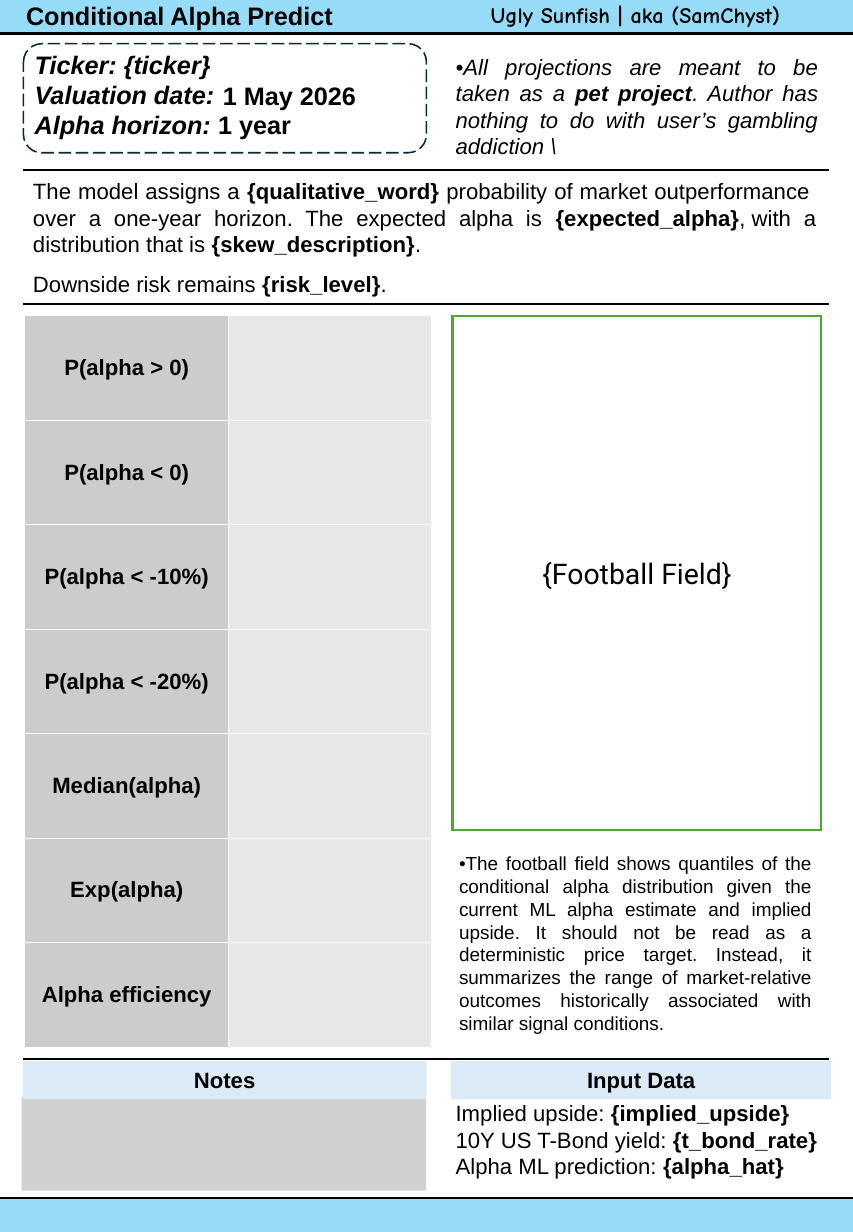
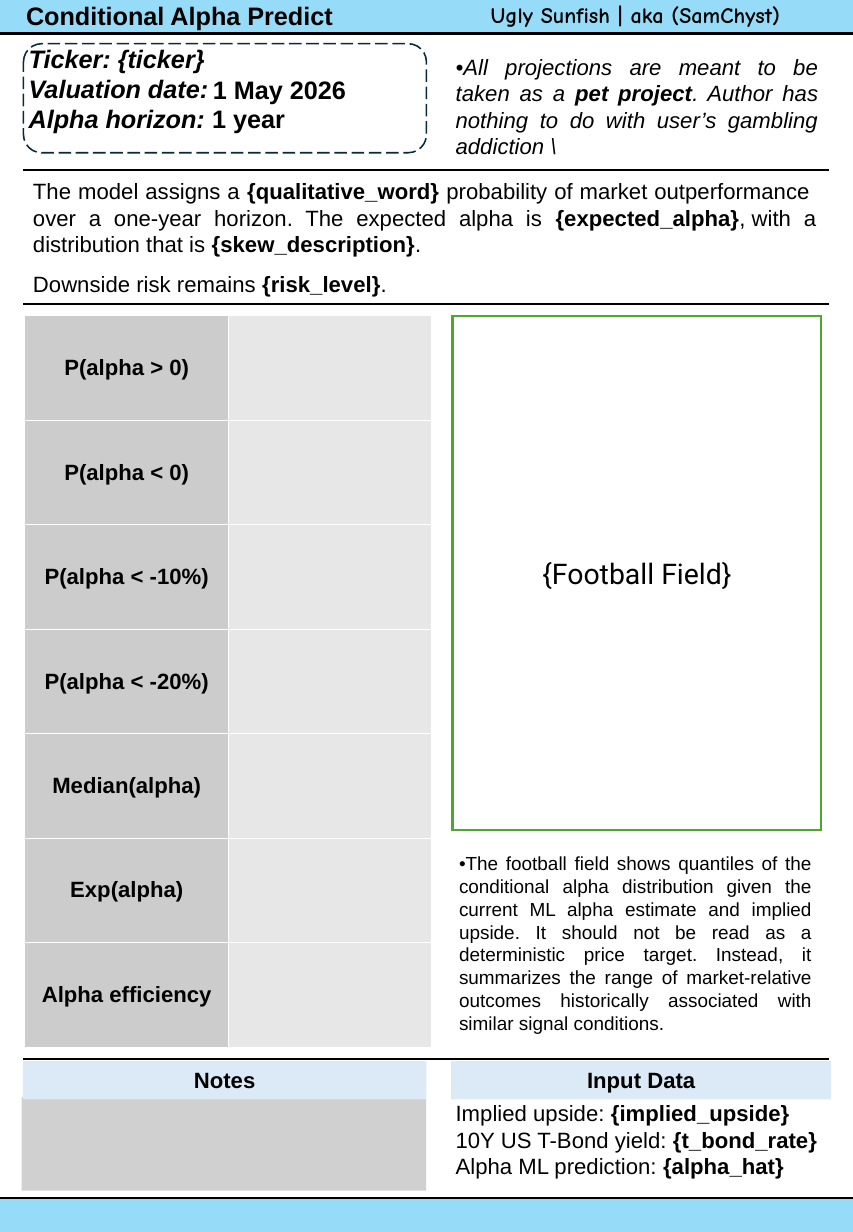
Before and after one commit to SamsonChyst/SimplePortfolioManager, a slide deck: slide 1 of Reports/report_template.pptm. Drawn at 853x1232 pixels with LibreOffice and Linux fonts; fonts in the diff are those of the drawing; grey boxes stand for pictures. Boxes give left, top, right and bottom in pixels: in the first picture for what was removed or moved away, otherwise in the second. Text is boxed around its words. In the diff, an @@ line names an element or a change of style, - is before the commit and + after.

Commit message:
Template design choice. Minor detail

```diff
--- a/Reports/report_template.pptm
+++ b/Reports/report_template.pptm
@@ text "Ticker: {ticker}": place and size @@
-text "Ticker: {ticker}" at (35,55,291,140)
+text "Ticker: {ticker}" at (29,47,285,134)
@@ text "1 May 2026": place and size @@
-text "1 May 2026" at (223,87,356,111)
+text "1 May 2026" at (213,81,346,105)
```
